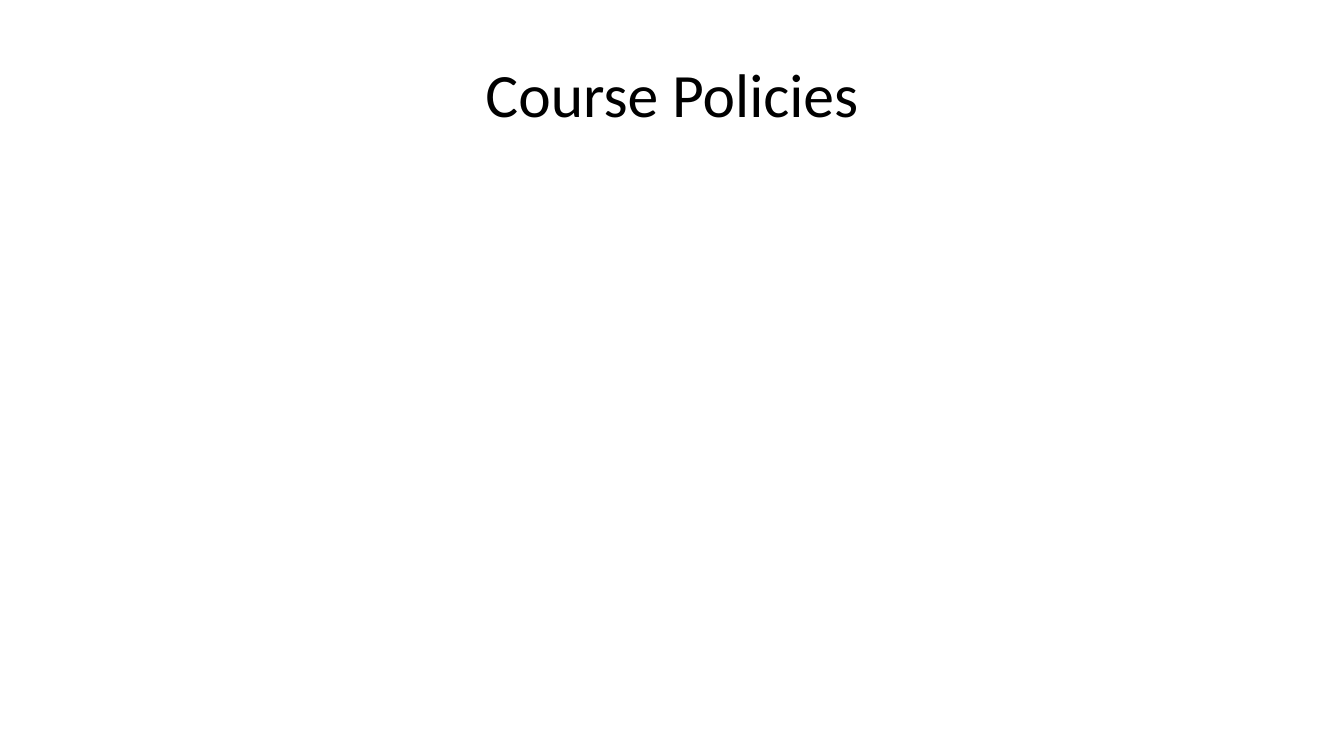
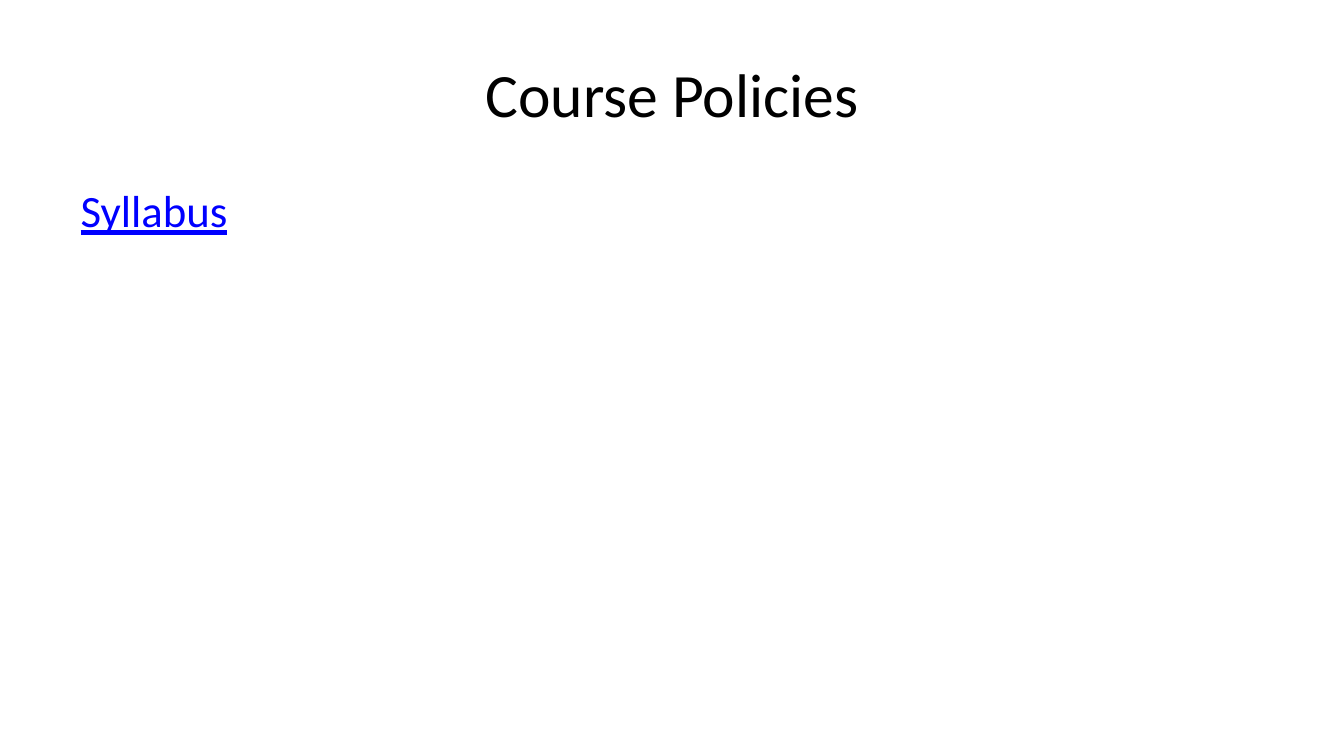
Before and after one commit to tomhanna-uh/pols3311_fall2022, a slide deck: slide 6 of Lecture 1 - Course Introduction.pptx. Drawn at 1344x756 pixels with LibreOffice and Linux fonts; fonts in the diff are those of the drawing. Boxes give left, top, right and bottom in pixels: in the first picture for what was removed or moved away, otherwise in the second. Text is boxed around its words. In the diff, an @@ line names an element or a change of style, - is before the commit and + after.

Commit message:
Finish lecture 1

```diff
--- a/Lecture 1 - Course Introduction.pptx
+++ b/Lecture 1 - Course Introduction.pptx
@@ text added at (81, 196, 228, 235), 24 pt, text #0000FF, underline @@
+Syllabus
```
Also in this commit, not shown: 1 other file.
